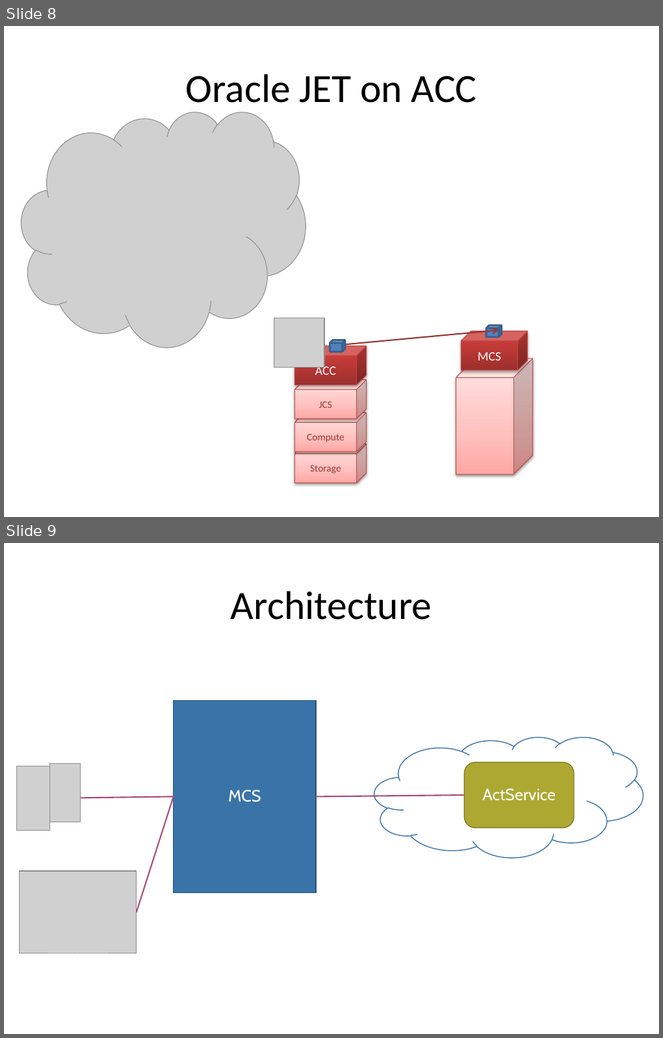
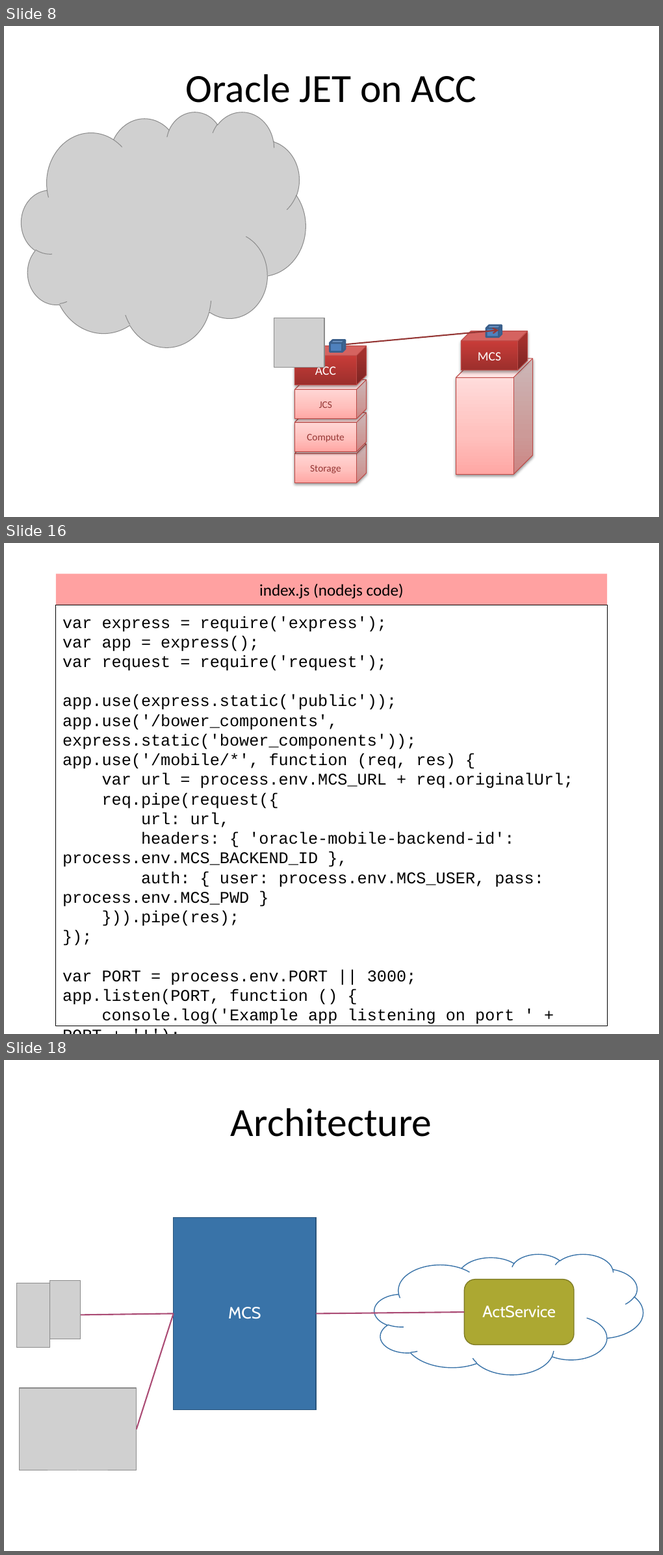
Before and after one commit to lucasjellema/aced-cloud-demo-ofmw2016-valencia, a slide deck: soaring-through-the-clouds-ofmw-forum2016-valencia-demo.pptx. Shown one above the other, each under a label of ours: slides 8 and 9 before the commit, slides 8, 16 and 18 after it; the slides between them are not shown. The pictures are 663x1038 and 663x1555 pixels, drawn with LibreOffice and Linux fonts; fonts in the diff are those of the drawing; grey boxes stand for pictures. Boxes give left, top, right and bottom in pixels: in the first picture for what was removed or moved away, otherwise in the second. Text is boxed around its words. In the diff, an @@ line names an element or a change of style, - is before the commit and + after.

```diff
--- a/soaring-through-the-clouds-ofmw-forum2016-valencia-demo.pptx
+++ b/soaring-through-the-clouds-ofmw-forum2016-valencia-demo.pptx
@@ slide 16 added at (4, 543, 659, 1034), background #FFFFFF @@
@@ rectangle added at (56, 574, 607, 605), fill #FF0000 at 37% opacity, 18 pt, text #000000 @@
+index.js (nodejs code)
@@ rectangle added at (56, 605, 607, 1027), outline #000000 0.75 pt, 18 pt, text #000000 @@
+var express = require('express');
+var app = express();
+var request = require('request');
+app.use(express.static('public'));
+app.use('/bower_components', express.static('bower_components'));
+app.use('/mobile/*', function (req, res) {
+var url = process.env.MCS_URL + req.originalUrl;
+req.pipe(request({
+url: url,
+headers: { 'oracle-mobile-backend-id': process.env.MCS_BACKEND_ID },
+auth: { user: process.env.MCS_USER, pass: process.env.MCS_PWD }
+})).pipe(res);
+});
+var PORT = process.env.PORT || 3000;
+app.listen(PORT, function () {
+console.log('Example app listening on port ' + PORT + '!');
+console.log('MCS backend id is ' + process.env.MCS_BACKEND_ID);
+});
@@ what was slide 9 is now slide 18 @@
```
Also in this commit, not shown: 9 other slides added.
